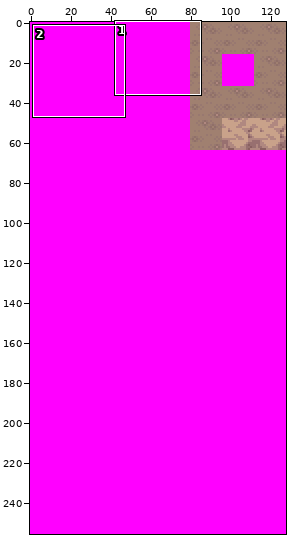
Sprite sheet: tiles/outdoor_oreburgh/bottom.png. Above, an overview of the earlier version with the close-up marked.
Close-up. Before the commit:
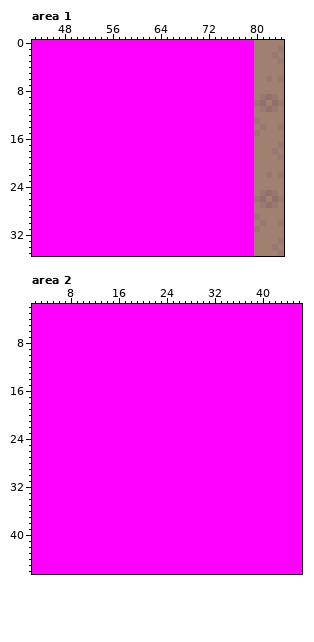
The file is 128x256 pixels. Shown: area 1: x 43..84, y 0..35; area 2: x 2..46, y 2..46. The commit also changed other parts of the picture, which this record leaves out.
And afterwards:
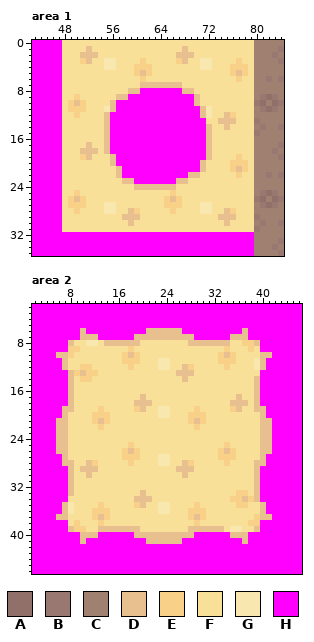
Palette (. is transparent): A #907068  B #987870  C #a08070  D #e8c090  E #f8d088  F #f8e098  G #f8e8b0  H #ff00ff
From old to new:
Changed rows in their new state; - is an unchanged pixel.
Area 1:
first column x 48:
 0 FFFFFFFFFFFFFFFFFFFFFFFFFFFFFFFF
 1 FFFFDFFFFFFFFFFFFFFFDFFFFFFFFFFF
 2 FFFDDDFFFFFFFFFFFFFDDDFFFFFFFFFF
 3 FFFEDFFGGFFFFEFFFFFEDFFGGFFFFEFF
 4 FFFFFFFGGFFFEEEFFFFFFFFGGFFFEEEF
 5 FFFFFFFFFFFFEDEFFFFFFFFFFFFFEDEF
 6 FFFFFFFFFFFFFEFFFFFFFFFFFFFFFEFF
 7 FFFFFFFFFFFFFDDDDDDDFFFFFFFFFFFF
 8 FFFFFFFFFFFDD-------DDFFFFFFFFFF
 9 FFEFFFFFFDD-----------DFFFFFFFFF
10 FEDEFFFFD-------------DFFFFFFFFF
11 FEEEFFFGD--------------DGFFFFFFF
12 FFEFFFFD---------------DGFFDEFFF
13 FFFFFFFD----------------FFDDDFFF
14 FFFFFFFD----------------DFFDFFFF
15 FFFFFFFD----------------DFFFFFFF
16 FFFFFFFD----------------DFFFFFFF
17 FFFFDFFD----------------DFFFFFFF
18 FFFDDDFD----------------DFFFFFFF
19 FFFEDFFFD---------------DFFFFEFF
20 FFFFFFFFD--------------DFFFFEEEF
21 FFFFFFFFFD-------------DFFFFEDEF
22 FFFFFFFFFD-----------DDFFFFFFEFF
23 FFFFFFFFFFDD-------DDFFFFFFFFFFF
24 FFFFFFFFFFFFDDDDDDDFFFFFFFFFFFFF
25 FFEFFFFFFFFFFFFFFFEFFFFFFFFFFFFF
26 FEDEFFFFFFFFFFFFFEDEFFFFFFFFFFFF
27 FEEEFFFGGFFFFFFFFEEEFFFGGFFFFFFF
28 FFEFFFFGGFFDEFFFFFEFFFFGGFFDEFFF
29 FFFFFFFFFFDDDFFFFFFFFFFFFFDDDFFF
30 FFFFFFFFFFFDFFFFFFFFFFFFFFFDFFFF
31 FFFFFFFFFFFFFFFFFFFFFFFFFFFFFFFF
Area 2:
first column x 6:
 6 ----D----------DDDDDD----------D----
 7 ----DDD------DDDDDDDDDD------DDD----
 8 --DFFGGFDDDDDDFFFFFFFFDDDDDDDFFEED--
 9 --EEFFFFFFFFEFFFFFFFFFFFFFFFEFFFEF--
10 DDEFFFFFFFFEDEFFFFFFFFFFFFFEDEFFFFDD
11 -DFFFFFFFFFEEEFFFGGFFFFFFFFEEEFFFGD-
12 -DFFEEFFFFFFEFFFFGGFFDEFFFFFEFFFFGD-
13 --DEDEEFFFFFFFFFFFFFDDDFFFFFFFFFFF--
14 --DFEEFFFFFFFFFFFFFFFDFFFFFFFFFFFD--
15 --DFFFFFFFFFFFFFFFFFFFFFFFFFFFFFFD--
16 --DFFFFFFFFFFFFFFFFFFFFFFFFFFFFFFD--
17 --DFFFFFFFFFFFDFFFFFFFFFFFFFFFDFFD--
18 --DFFFFFFFFFFDDDFFFFFFFFFFFFFDDDFD--
19 -DDFFFFEFFFFFEDFFGGFFFFEFFFFFEDFFDD-
20 -DFFFFEEEFFFFFFFFGGFFFEEEFFFFFFFFFD-
21 DDFFFFEDEFFFFFFFFFFFFFEDEFFFFFFFFFDD
22 DDFFFFFEFFFFFFFFFFFFFFFEFFFFFFFFFFDD
23 DDFFFFFFFFFFFFFFFFFFFFFFFFFFFFFFFFDD
24 DDFFFFFFFFFFFFFFFFFFFFFFFFFFFFFFFFDD
25 DDFFFFFFFFFFEFFFFFFFFFFFFFFFEFFFFFDD
26 DDFFFFFFFFFEDEFFFFFFFFFFFFFEDEFFFFDD
27 -DFFFFFFFFFEEEFFFGGFFFFFFFFEEEFFFFD-
28 -DDFFDEFFFFFEFFFFGGFFDEFFFFFEFFFFDD-
29 --DFDDDFFFFFFFFFFFFFDDDFFFFFFFFFFD--
30 --DFFDFFFFFFFFFFFFFFFDFFFFFFFFFFFD--
31 --DFFFFFFFFFFFFFFFFFFFFFFFFFFFFFFD--
32 --DFFFFFFFFFFFFFFFFFFFFFFFFFFFFFFD--
33 --DFFFFFFFFFFFDFFFFFFFFFFFFFFFEEFD--
34 --FFFFFFFFFFFDDDFFFFFFFFFFFFFEEDED--
35 -DGFFFFEFFFFFEDFFGGFFFFEFFFFFFEEFFD-
36 -DGFFFEEEFFFFFFFFGGFFFEEEFFFFFFFFFD-
37 DDFFFFEDEFFFFFFFFFFFFFEDEFFFFFFFFEDD
38 --FEFFFEFFFFFFFFFFFFFFFEFFFFFFFFEE--
39 --DEEFFDDDDDDDFFFFFFFFDDDDDDFGGFFD--
40 ----DDD------DDDDDDDDDD------DDD----
41 ----D----------DDDDDD----------D----
Pixel boxes of the changes (left, top, right, bottom) in both close-ups:
changed: (62, 40, 254, 232)
changed: (56, 328, 272, 544)
